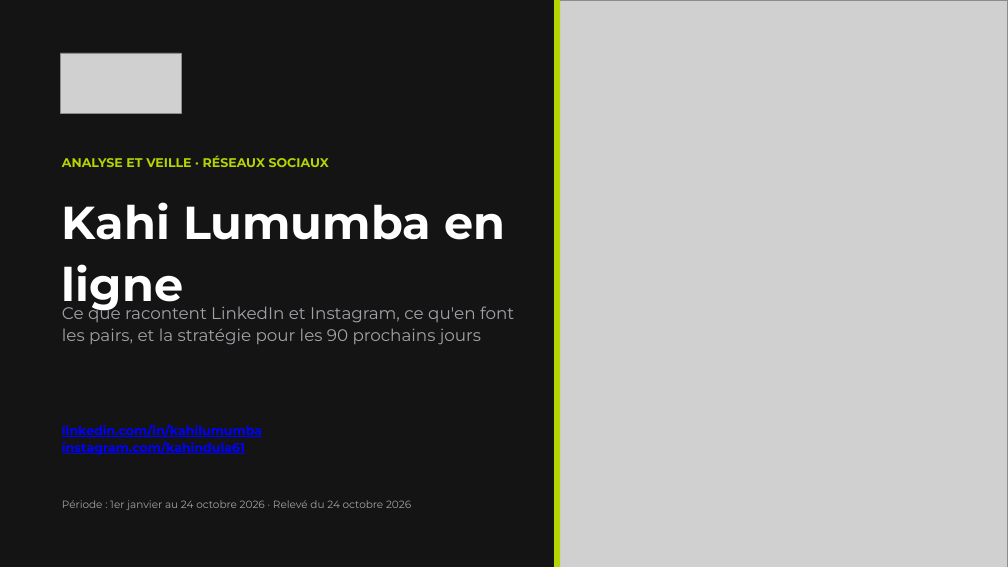
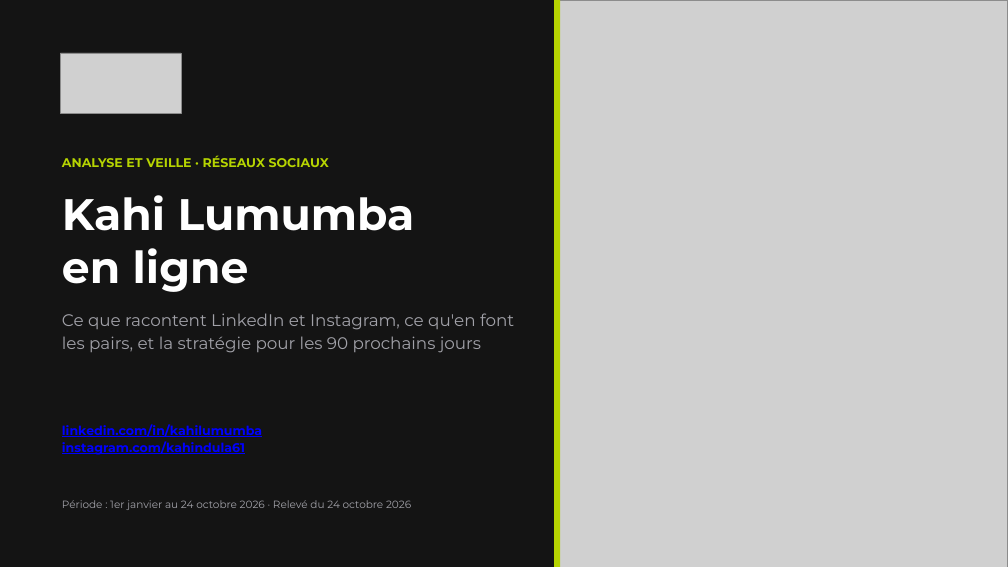
Before and after one commit to leslita06/fatima-unifood-fictif, a slide deck: slide 1 of kahi/2026-10-24_kahi-lumumba-linkedin-instagram-analyse-veille-strategie.pptx. Drawn at 1008x567 pixels with LibreOffice and Linux fonts; fonts in the diff are those of the drawing; grey boxes stand for pictures. Boxes give left, top, right and bottom in pixels: in the first picture for what was removed or moved away, otherwise in the second. Text is boxed around its words. In the diff, an @@ line names an element or a change of style, - is before the commit and + after.

Commit message:
kahi deck

```diff
--- a/kahi/2026-10-24_kahi-lumumba-linkedin-instagram-analyse-veille-strategie.pptx
+++ b/kahi/2026-10-24_kahi-lumumba-linkedin-instagram-analyse-veille-strategie.pptx
@@ text at (62,195,415,292): text changed; size 44 to 42 pt @@
-Kahi Lumumba en ligne
+Kahi Lumumba
+en ligne
@@ text "Ce que racontent LinkedIn et ...": place and size @@
-text "Ce que racontent LinkedIn et ..." at (62,303,514,345)
+text "Ce que racontent LinkedIn et ..." at (62,313,514,353)
```
Also in this commit, not shown: 6 other slides changed.
